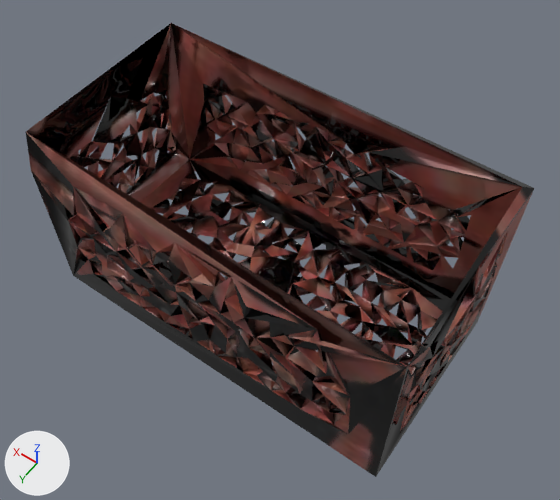
A saved change to the glTF model assets/props/hurda/plastic_crate_03.glb.
One viewpoint serves both versions: a 50 mm camera at (-0.344, 0.461, 0.844) aimed at (-0.016, 0.003, 0.124). Arrows for +X, +Y and +Z are at lower left; the lights stay in place. The first picture is the older version. Objects named as collision shapes, trigger or cutter boxes, shadow casters or lower levels of detail are left out. Vertices at exactly the same position are counted once.

The scene before the commit, as lines of its bpy script (objects in view):
```python
me_cube_002 = bpy.data.meshes.new('Cube.002')
me_cube_002.from_pydata(...)  # 1211 vertices, 4050 faces; spans x -0.242..0.242, y -0.132..0.132, z 0.001..0.265
me_cube_002.materials.append(mat_hurda_plastic_crate_03)
ob_plastic_crate_03 = bpy.data.objects.new('plastic_crate_03', me_cube_002)
ob_plastic_crate_03.location = (0.0, 0.0, 0.0)
```
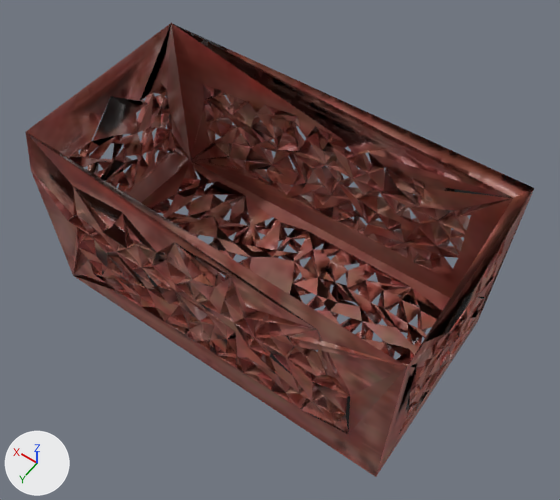
Diff of the bpy script that builds the scene:
```diff
--- a/assets/props/hurda/plastic_crate_03.glb.py
+++ b/assets/props/hurda/plastic_crate_03.glb.py
@@ me_cube_002 @@
 # used by ob_plastic_crate_03; location = (0.0, 0.0, 0.0)
-me_cube_002.from_pydata(...)  # 1211 vertices, 4050 faces; spans x -0.242..0.242, y -0.132..0.132, z 0.001..0.265
+me_cube_002.from_pydata(...)  # 1160 vertices, 3947 faces; spans x -0.243..0.242, y -0.133..0.132, z 0.001..0.265
+# me_cube_002 part 1: 98 vertices removed from x -0.241..0.241, y -0.132..0.132, z 0.021..0.264; 49 vertices added at x -0.243..0.241, y -0.133..0.123, z 0.019..0.248
+# me_cube_002 part 2: 4 vertices removed from x -0.074..0.057, y 0.117..0.132, z 0.156..0.205; 2 vertices added at x -0.051..0.044, y 0.115..0.126, z 0.157..0.19
+# me_cube_002 part 3: 2855 kept faces spanning x -0.242..0.242, y -0.132..0.132, z 0.001..0.265 get new texture (UV) coordinates
 me_cube_002.materials.append(mat_hurda_plastic_crate_03)
```

Boxes (x1, y1, x2, y2) around the edits, measured in the pictures (560 x 500 px; the box of a moved part takes in the faces that stretch with it):
part 1 of me_cube_002, moved or reshaped: (31, 24, 534, 476) in both
part 2 of me_cube_002, moved or reshaped: before (153, 243, 254, 345); after (153, 243, 254, 347)
part 3 of me_cube_002, surface changed: (26, 23, 533, 477) in both
